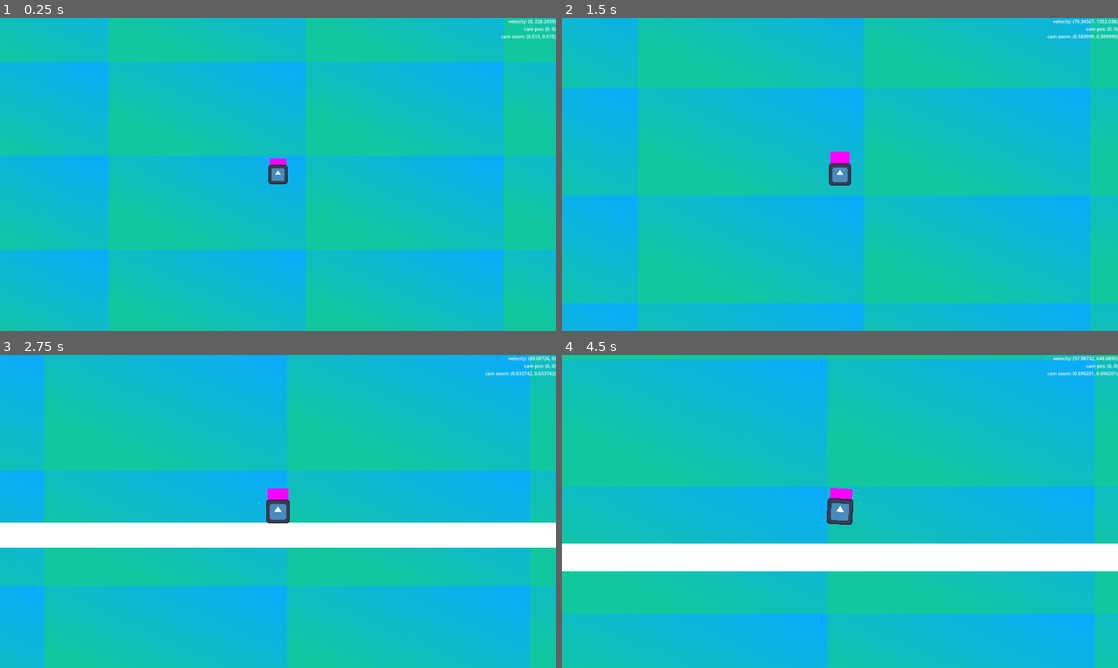
Above: before the commit, frames 1-4 (two rows, left to right).
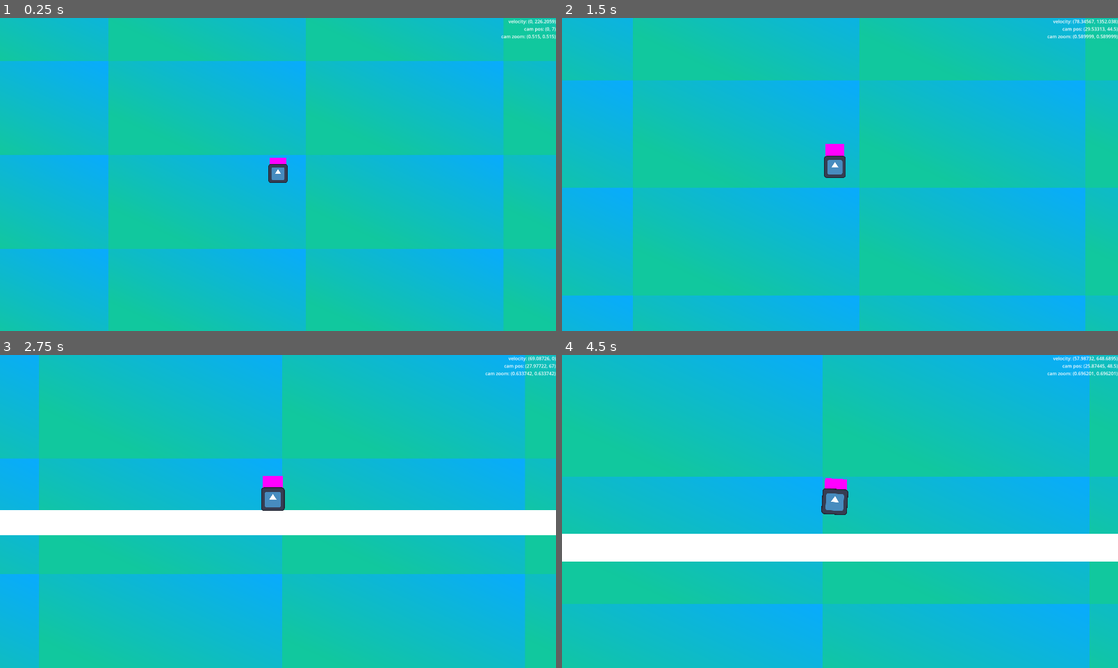
Above: after the commit, the same moments.

Repository: gracedes/spring-arms
Game: Godot game, scene res://scenes/testing.tscn
Same seed, same stepped clock (60 frames per second), same inputs: the game is played once before the commit and once after it. The engine's default icon, where the game draws it, is replaced by a stand-in: a white triangle on a blue panel in a dark square.
Inputs (mouse positions are in pixels of both pictures, inside the frame that each line leads up to):
- Up to frame 1 (0.25 s): no input
- Up to frame 2 (1.5 s): move the mouse to (962, 158) at 0.52 s; hold Right (ui_right) 0.53-1.28 s; tap Space (jump) at 0.77 s; move the mouse to (728, 190) at 1.27 s; hold Left (ui_left) from 1.28 s (still down)
- Up to frame 3 (2.75 s): tap Space (jump) at 1.52 s; move the mouse to (333, 442) at 2.02 s; release Left (ui_left) at 2.03 s; hold Right (ui_right) from 2.03 s (still down)
- Up to frame 4 (4.5 s): move the mouse to (812, 574) at 2.77 s; tap Space (jump) at 3.02, 3.77 s; move the mouse to (1006, 558) at 3.52 s; release Right (ui_right) at 3.53 s; hold Left (ui_left) from 3.53 s (still down); move the mouse to (673, 464) at 4.27 s

The runs differ from the first frame. In frame 1, 0.7% of the frame differs, in the area x 0-100%, y 2-74%; in frame 2, 10%; in frame 3, 18%, in the area x 0-100%, y 0-100%; in frame 4, 16%.

Commit message:
finalized dynamic camera mechanics

Diff:
--- a/utils/camera/camera.gd
+++ b/utils/camera/camera.gd
@@ -15,26 +15,28 @@
 func _process(delta: float) -> void:
 	var player = get_parent()
 	var v = player.linear_velocity
-	shift_pos(v)
-	zoom_out(v)
+	offset = shift_pos(v)
+	zoom = zoom_out(v)
 
 func shift_pos(v: Vector2) -> Vector2:
 	var vp = get_viewport_rect().size * zoom
 
-	var temp = 0.0001 * v
+	var temp = 0.001 * v
 	for i in range(2):
 		if temp[i] > -1.0:
 			v[i] = min(temp[i], 1.0)
 		else:
 			v[i] = -1.0
 
-	return Vector2.ZERO
+	var r = Vector2.ZERO
+	for i in range(2):
+		r[i] = (1.0 / 3.0) * vp[i] * float(v[i])
 
-func zoom_out(v: Vector2) -> void:
+	return Vector2(move_toward(offset.x, r.x, 5), move_toward(offset.y, r.y, 0.5))
+
+func zoom_out(v: Vector2) -> Vector2:
 	var x = 0.0001 * v.length()
-	#print(x, zoom.x)
 	if x > 0.25:
 		x = 0.25
 	var y = move_toward(zoom.x, min(base_zoom, base_zoom - x), 0.001)
-	zoom = Vector2(y, y)
-	pass
+	return Vector2(y, y)
--- a/utils/camera/camera.tscn
+++ b/utils/camera/camera.tscn
@@ -4,5 +4,4 @@
 
 [node name="Camera" type="Camera2D"]
 zoom = Vector2(0.75, 0.75)
-editor_draw_drag_margin = true
 script = ExtResource("1_6pe0i")
--- a/utils/hud/hud.gd
+++ b/utils/hud/hud.gd
@@ -12,6 +12,6 @@
 	var v = player.linear_velocity
 	var cam = player.get_node("Camera")
 	var zoom = cam.zoom
-	var cam_pos_scale = cam.position / (cam.get_viewport_rect().size * zoom)
+	var cam_pos_scale = cam.offset
 
 	$testinfo.text = "velocity: " + str(v) + "\ncam pos: " + str(cam_pos_scale) + "\ncam zoom: " + str(zoom)
